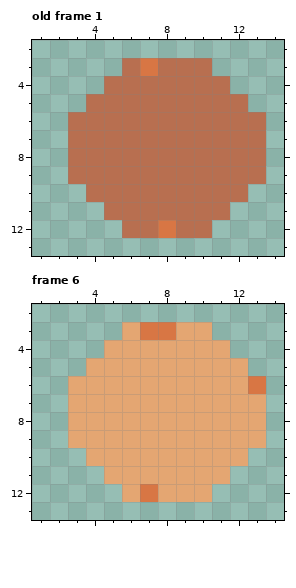
Two states of a pixel-art file, Assets/Sprites/Source/Pancake.aseprite. Above is the file before it was changed.
16x16 pixels, 10 frames. Shown: old frame 1: x 1..14, y 2..13; frame 6: x 1..14, y 2..13. The commit also changed other frames, which this record leaves out.
And afterwards:
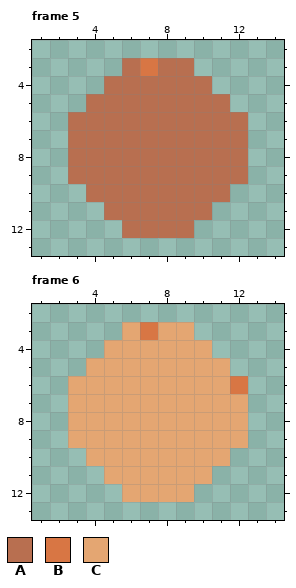
Palette (. is transparent): A #b86f50  B #d87644  C #e4a672
A new or re-ordered frame is compared with the old frame closest to it.
From old to new:
frames re-ordered
--- frame 5 against old frame 1
@@ x 6..14 @@
  2 .........
- 3 ABAAA....
- 4 AAAAAA...
- 5 AAAAAAA..
- 6 AAAAAAAA.
- 7 AAAAAAAA.
- 8 AAAAAAAA.
- 9 AAAAAAAA.
-10 AAAAAAA..
-11 AAAAAA...
-12 AABAA....
+ 3 ABAA.....
+ 4 AAAAA....
+ 5 AAAAAA...
+ 6 AAAAAAA..
+ 7 AAAAAAA..
+ 8 AAAAAAA..
+ 9 AAAAAAA..
+10 AAAAAA...
+11 AAAAA....
+12 AAAA.....
 13 .........
--- frame 6
@@ x 1..14 @@
  2 ..............
- 3 .....CBBCC....
- 4 ....CCCCCCC...
- 5 ...CCCCCCCCC..
- 6 ..CCCCCCCCCCB.
- 7 ..CCCCCCCCCCC.
- 8 ..CCCCCCCCCCC.
- 9 ..CCCCCCCCCCC.
-10 ...CCCCCCCCC..
-11 ....CCCCCCC...
-12 .....CBCCC....
+ 3 .....CBCC.....
+ 4 ....CCCCCC....
+ 5 ...CCCCCCCC...
+ 6 ..CCCCCCCCCB..
+ 7 ..CCCCCCCCCC..
+ 8 ..CCCCCCCCCC..
+ 9 ..CCCCCCCCCC..
+10 ...CCCCCCCC...
+11 ....CCCCCC....
+12 .....CCCC.....
 13 ..............
Where, in picture pixels (left, top, right, bottom), the same in both pictures:
changed: (158, 58, 266, 238)
changed: (140, 322, 266, 502)
